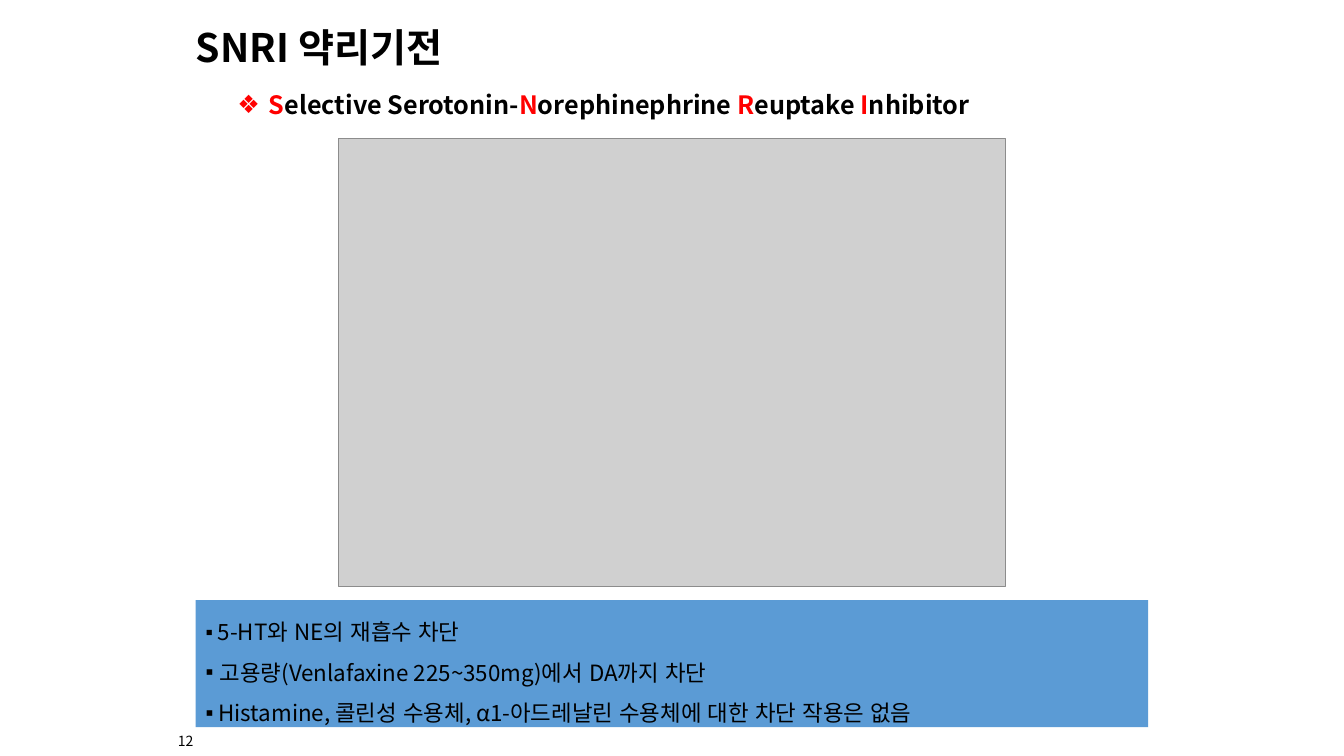
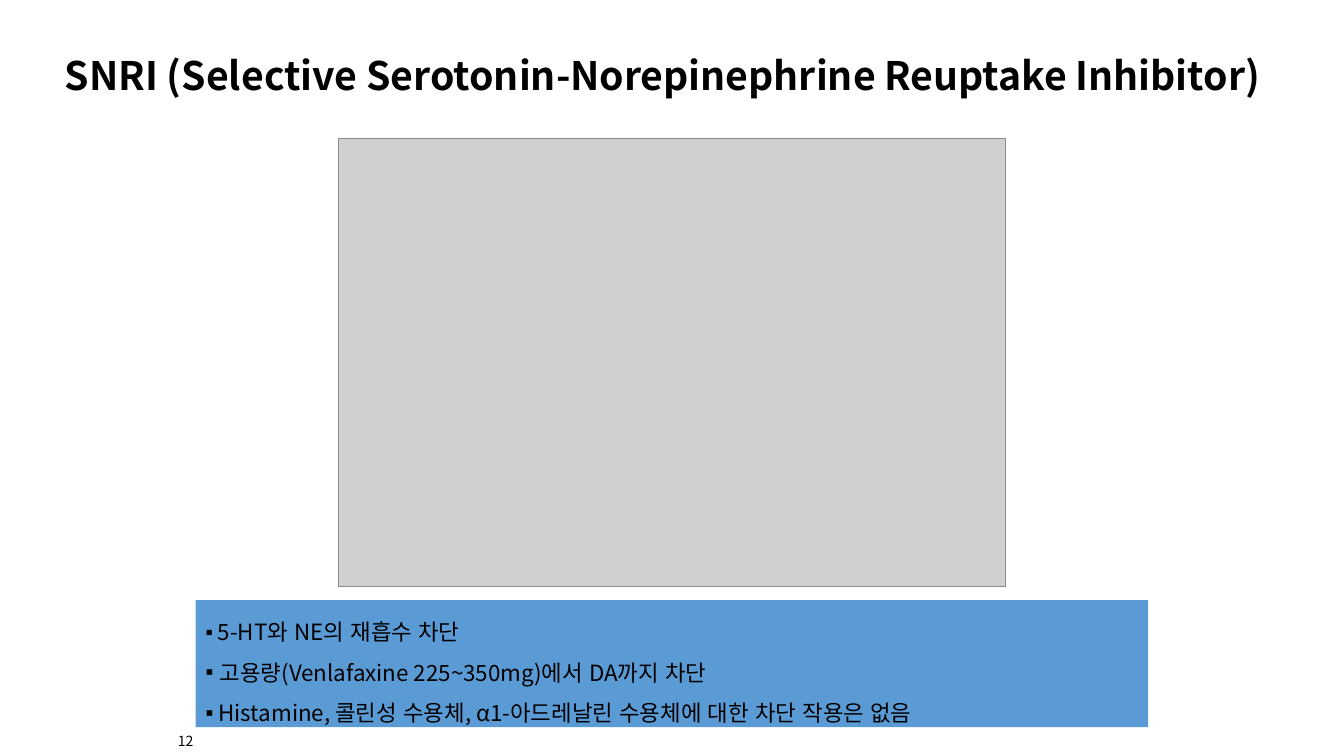
Before and after one commit to sbaram1/Presentation, a slide deck: slide 12 of 20190602_Ixel.pptx. Drawn at 1344x756 pixels with LibreOffice and Linux fonts; fonts in the diff are those of the drawing; grey boxes stand for pictures. Boxes give left, top, right and bottom in pixels: in the first picture for what was removed or moved away, otherwise in the second. Text is boxed around its words. In the diff, an @@ line names an element or a change of style, - is before the commit and + after.

```diff
--- a/20190602_Ixel.pptx
+++ b/20190602_Ixel.pptx
@@ pentagon arrow "SNRI (Selective Serotonin-Norepinephrine Reuptake Inhibitor)": place and size @@
-pentagon arrow "SNRI (Selective Serotonin-Norepinephrine Reuptake Inhibitor)" at <box>168,13,1178,81</box>
+pentagon arrow "SNRI (Selective Serotonin-Norepinephrine Reuptake Inhibitor)" at <box>37,41,1308,109</box>
@@ text in pentagon arrow at <box>65,57,1260,99</box>: text changed @@
-SNRI 약리기전
+SNRI (Selective Serotonin-Norepinephrine Reuptake Inhibitor)
@@ text removed at <box>269,93,970,120</box> @@
-❖ Selective Serotonin-Norephinephrine Reuptake Inhibitor
```
Also in this commit, not shown: 17 other slides changed.
